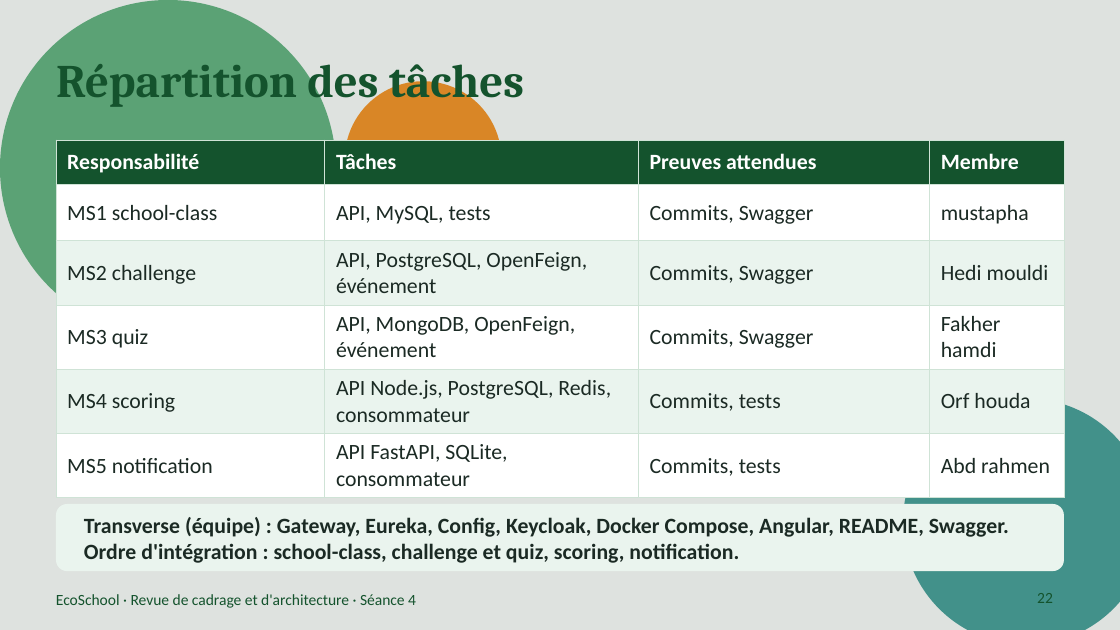
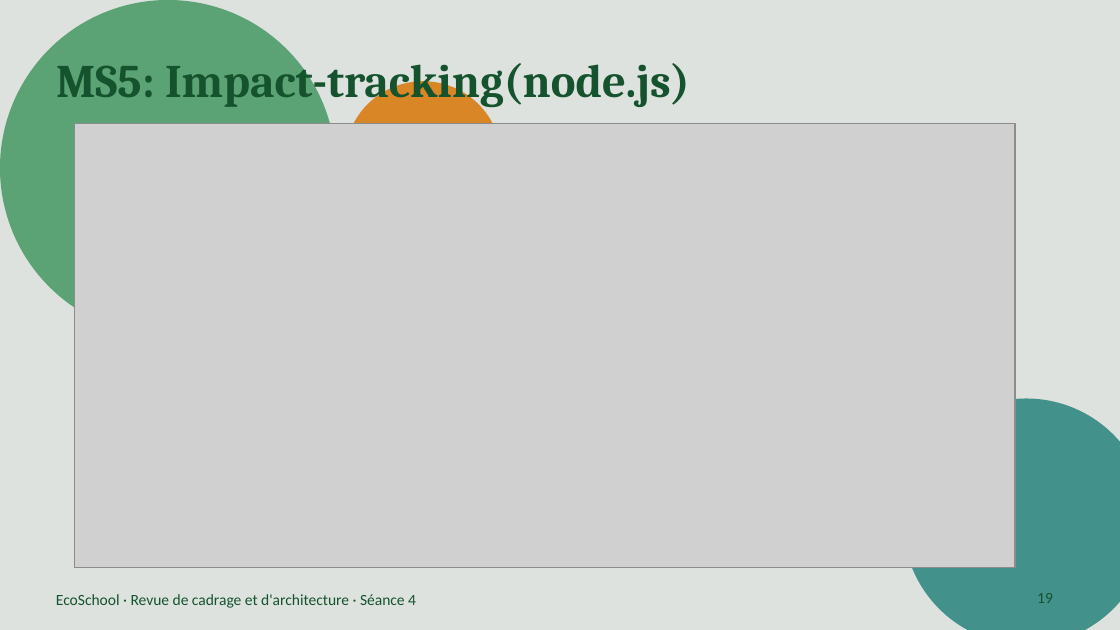
Before and after one commit to mustapha605/EcoSchool, a slide deck: slide 19 of Documentation/Presentation/EcoSchool_Presentation.pptx (slide 22 before the commit). Drawn at 1120x630 pixels with LibreOffice and Linux fonts; fonts in the diff are those of the drawing; grey boxes stand for pictures. Boxes give left, top, right and bottom in pixels: in the first picture for what was removed or moved away, otherwise in the second. Text is boxed around its words. In the diff, an @@ line names an element or a change of style, - is before the commit and + after.

```diff
--- a/Documentation/Presentation/EcoSchool_Presentation.pptx
+++ b/Documentation/Presentation/EcoSchool_Presentation.pptx
@@ title at (56,54,690,107): text changed @@
-Répartition des tâches
+MS5: Impact-tracking(node.js)
@@ table removed at (56,140,1064,495), 6 rows, 4 columns @@
-Responsabilité | Tâches | Preuves attendues | Membre
-MS1 school-class | API, MySQL, tests | Commits, Swagger | mustapha
-MS2 challenge | API, PostgreSQL, OpenFeign, événement | Commits, Swagger | Hedi mouldi
-MS3 quiz | API, MongoDB, OpenFeign, événement | Commits, Swagger | Fakher hamdi
-MS4 scoring | API Node.js, PostgreSQL, Redis, consommateur | Commits, tests | Orf houda
-MS5 notification | API FastAPI, SQLite, consommateur | Commits, tests | Abd rahmen
@@ picture added at (75,123,1016,567) @@
@@ rounded rectangle removed at (56,504,1064,571) @@
@@ text removed at (84,517,1009,563) @@
-Transverse (équipe) : Gateway, Eureka, Config, Keycloak, Docker Compose, Angular, README, Swagger. Ordre d'intégration : school-class, challenge et quiz, scoring, notification.
@@ page number at (1037,593,1053,603): text changed @@
-22
+19
```
Also in this commit, not shown: 13 other slides changed, 3 slides removed.
